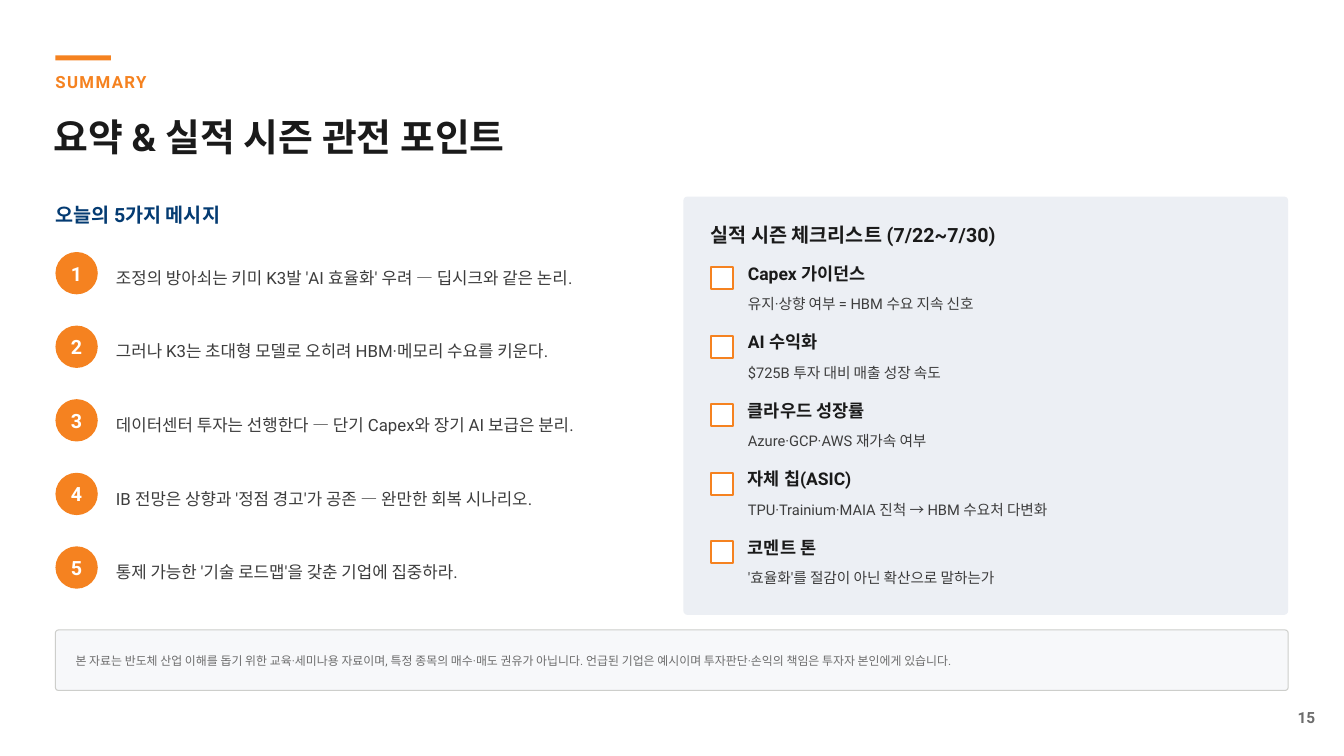
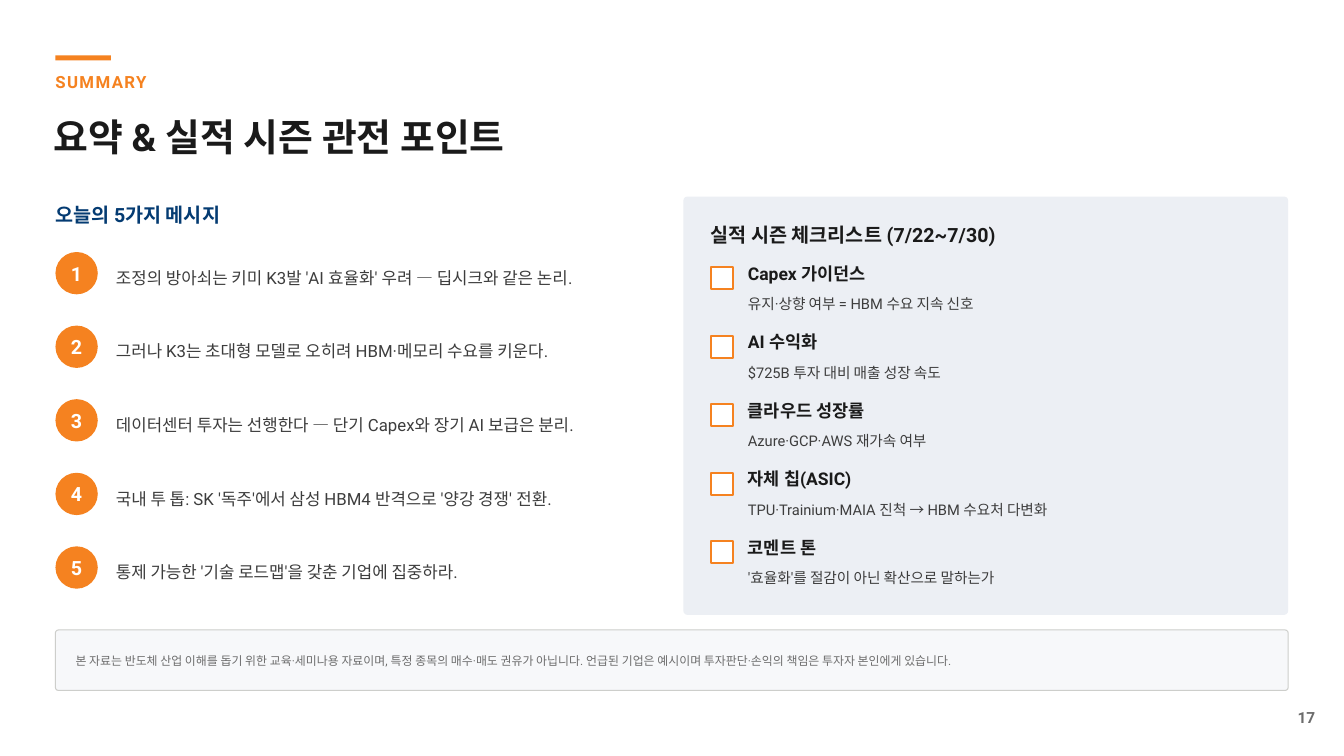
Before and after one commit to hanaroline/work_1, a slide deck: slide 17 of 반도체_투자_세미나_20260721.pptx (slide 15 before the commit). Drawn at 1344x756 pixels with LibreOffice and Linux fonts; fonts in the diff are those of the drawing. Boxes give left, top, right and bottom in pixels: in the first picture for what was removed or moved away, otherwise in the second. Text is boxed around its words. In the diff, an @@ line names an element or a change of style, - is before the commit and + after.

```diff
--- a/반도체_투자_세미나_20260721.pptx
+++ b/반도체_투자_세미나_20260721.pptx
@@ text at box(116, 491, 551, 507): text changed @@
-IB 전망은 상향과 '정점 경고'가 공존 — 완만한 회복 시나리오.
+국내 투 톱: SK '독주'에서 삼성 HBM4 반격으로 '양강 경쟁' 전환.
@@ text at box(1298, 712, 1316, 723): text changed @@
-15
+17
```
Also in this commit, not shown: 5 other slides changed, 2 slides added.
